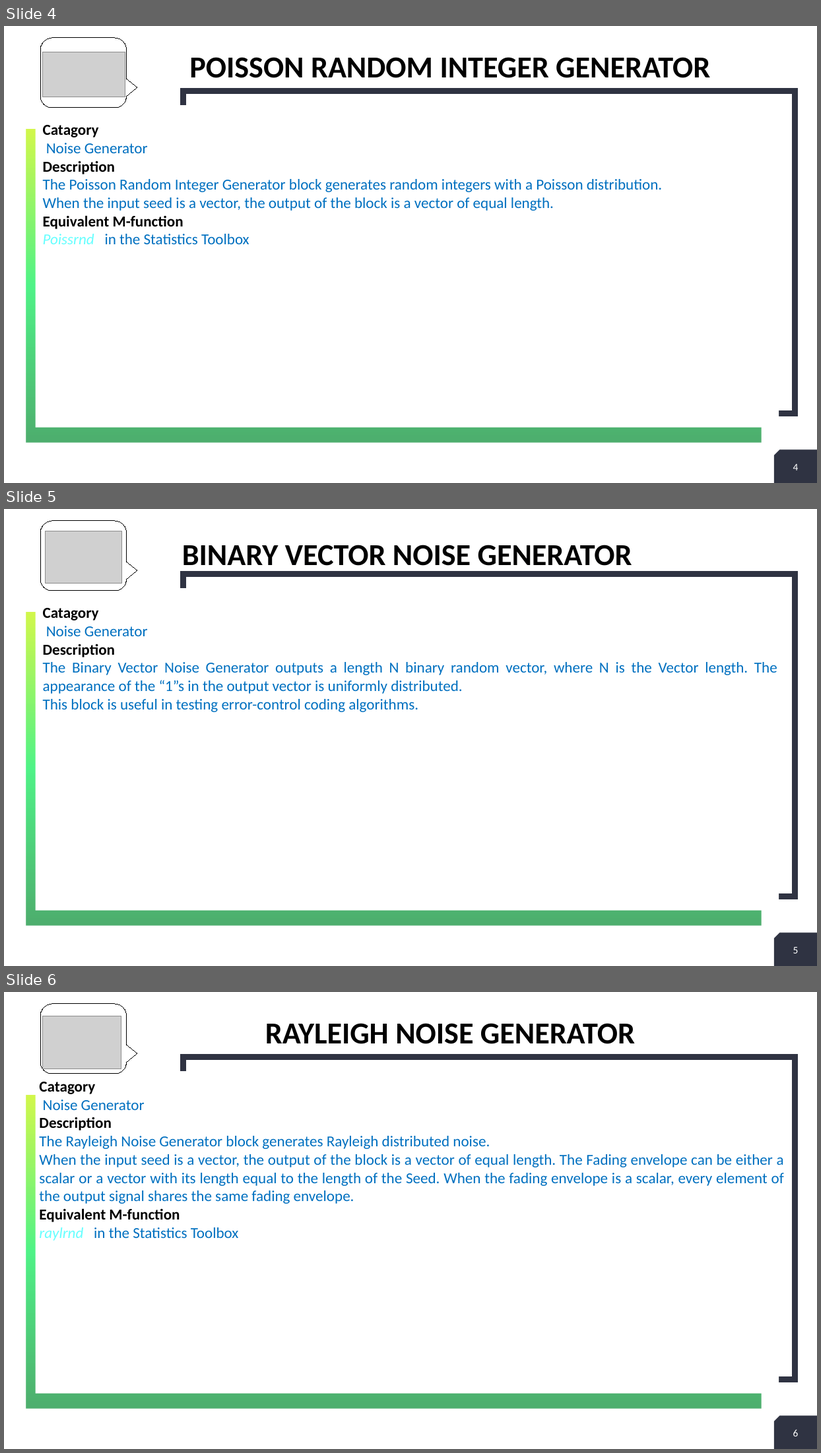
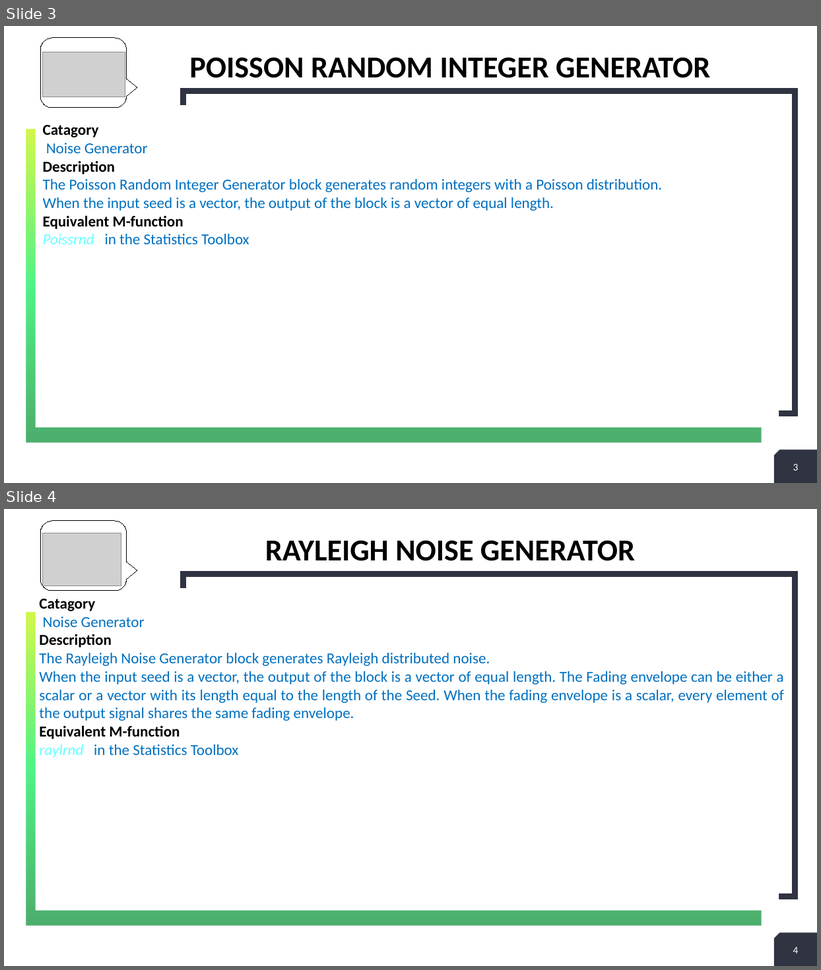
Before and after one commit to navneetslovely/Simulink_Model, a slide deck: CommTooLBox.pptx. Shown one above the other, each under a label of ours: slides 4, 5 and 6 before the commit, slides 3 and 4 after it. The pictures are 821x1453 and 821x970 pixels, drawn with LibreOffice and Linux fonts; fonts in the diff are those of the drawing; grey boxes stand for pictures. Boxes give left, top, right and bottom in pixels: in the first picture for what was removed or moved away, otherwise in the second. Text is boxed around its words. In the diff, an @@ line names an element or a change of style, - is before the commit and + after.

```diff
--- a/CommTooLBox.pptx
+++ b/CommTooLBox.pptx
@@ slide 5 removed at (4, 509, 817, 966), background #FFFFFF; not listed: 5 template elements that a slide beside it also shows @@
@@ rounded speech box removed at (40, 521, 127, 591) @@
@@ picture removed at (46, 531, 121, 584) @@
@@ title removed at (182, 545, 632, 573) @@
-BINARY VECTOR NOISE GENERATOR
@@ text removed at (43, 608, 778, 712) @@
-Catagory
-Noise Generator
-Description
-The Binary Vector Noise Generator outputs a length N binary random vector, where N is the Vector length. The appearance of the “1”s in the output vector is uniformly distributed.
-This block is useful in testing error-control coding algorithms.
@@ page number removed at (793, 947, 799, 954) @@
-5
@@ what was slide 4 is now slide 3 @@
@@ page number at (793, 465, 798, 471): text changed @@
-4
+3
@@ page number at (793, 464, 799, 471): text changed @@
-4
+3
@@ what was slide 6 is now slide 4 @@
@@ page number at (793, 948, 798, 954): text changed @@
-6
+4
@@ page number at (793, 947, 799, 954): text changed @@
-6
+4
```
Also in this commit, not shown: 1 slide changed, 2 other slides removed.
